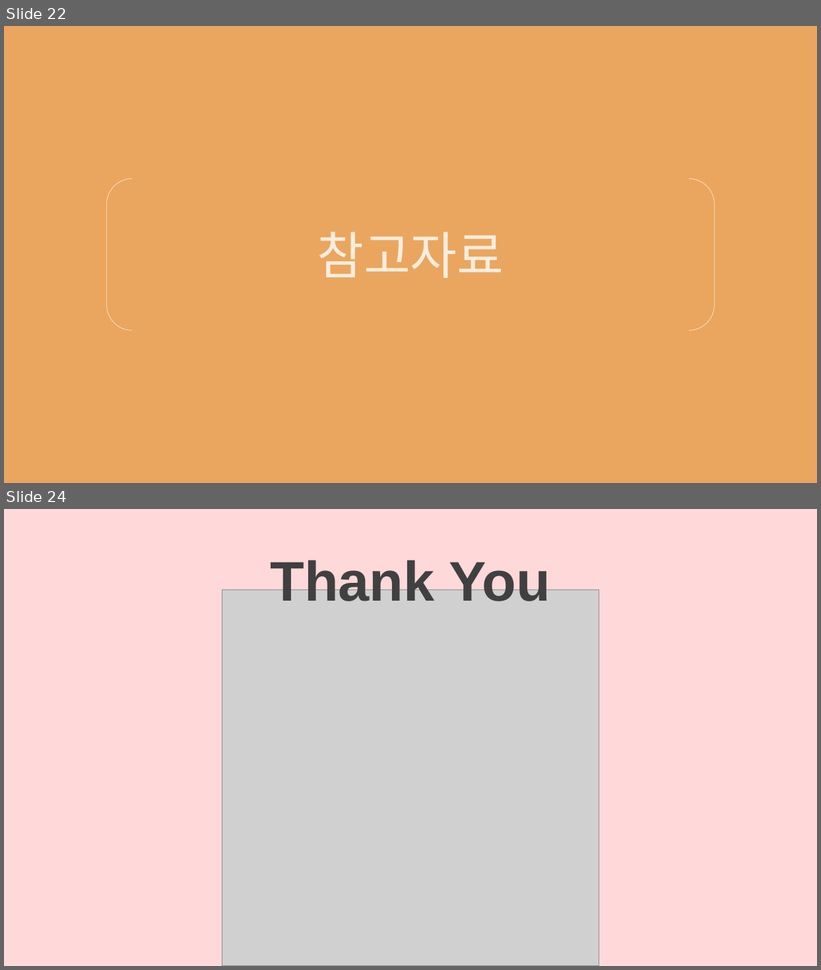
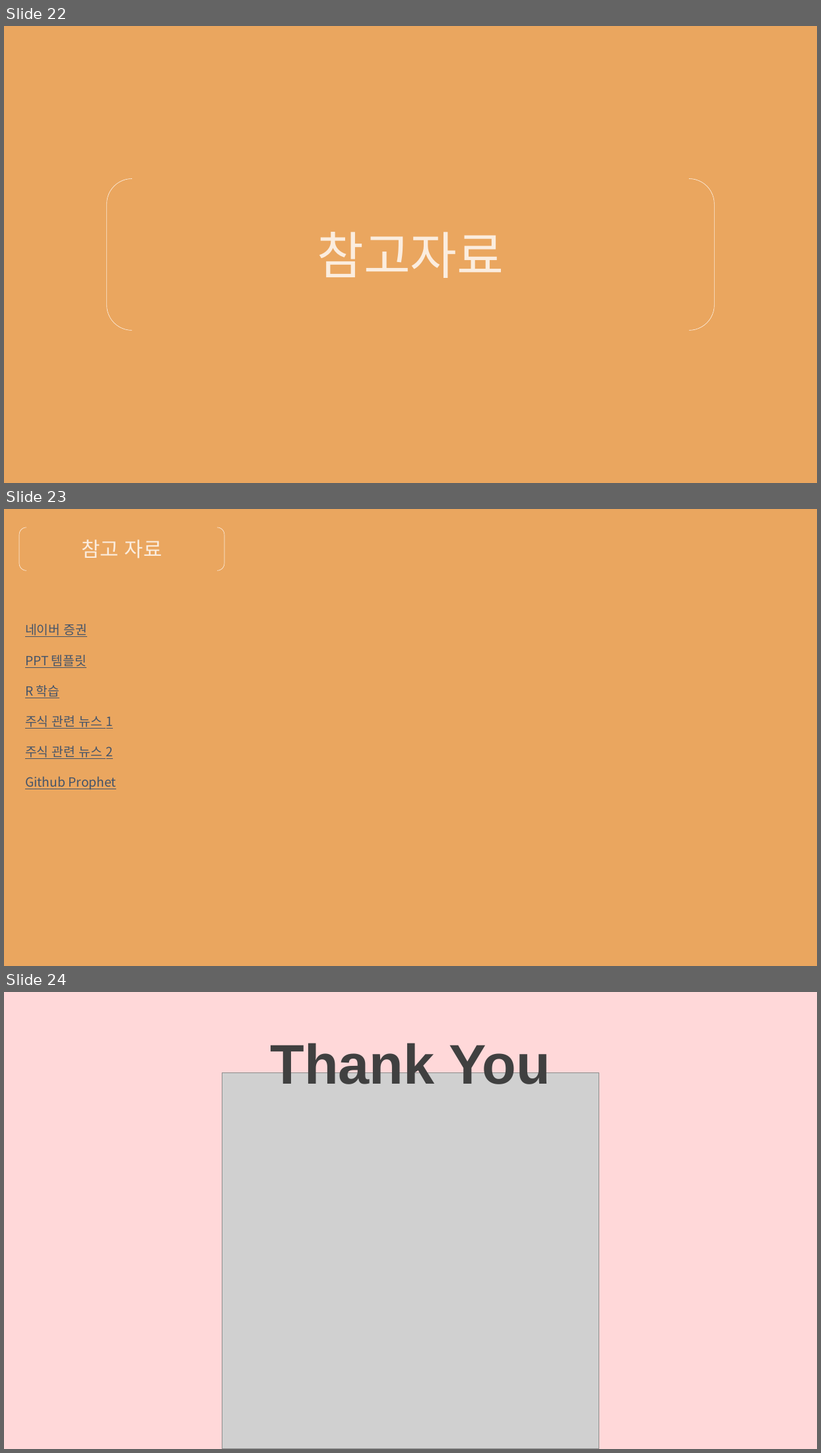
Before and after one commit to Capstone-Class/Capstone, a slide deck: PPT/기말 발표 PPT.pptx. Shown one above the other, each under a label of ours: slides 22 and 24 before the commit, slides 22, 23 and 24 after it; the slides between them are not shown. The pictures are 821x970 and 821x1453 pixels, drawn with LibreOffice and Linux fonts; fonts in the diff are those of the drawing; grey boxes stand for pictures. Boxes give left, top, right and bottom in pixels: in the first picture for what was removed or moved away, otherwise in the second. Text is boxed around its words. In the diff, an @@ line names an element or a change of style, - is before the commit and + after.

```diff
--- a/PPT/기말 발표 PPT.pptx
+++ b/PPT/기말 발표 PPT.pptx
@@ slide 23 added at (4,509,817,966), background #EAA65F @@
@@ bracket pair added at (19,527,224,570), outline #FBEDDF 0.5 pt @@
@@ text added at (82,539,162,559), 24 pt, text #FBEDDF @@
+참고 자료
@@ text added at (25,624,116,790), 15 pt, text #44546A, underline @@
+네이버 증권
+PPT 템플릿
+R 학습
+주식 관련 뉴스 1
+주식 관련 뉴스 2
+Github Prophet
```
Also in this commit, not shown: 1 slide removed.
